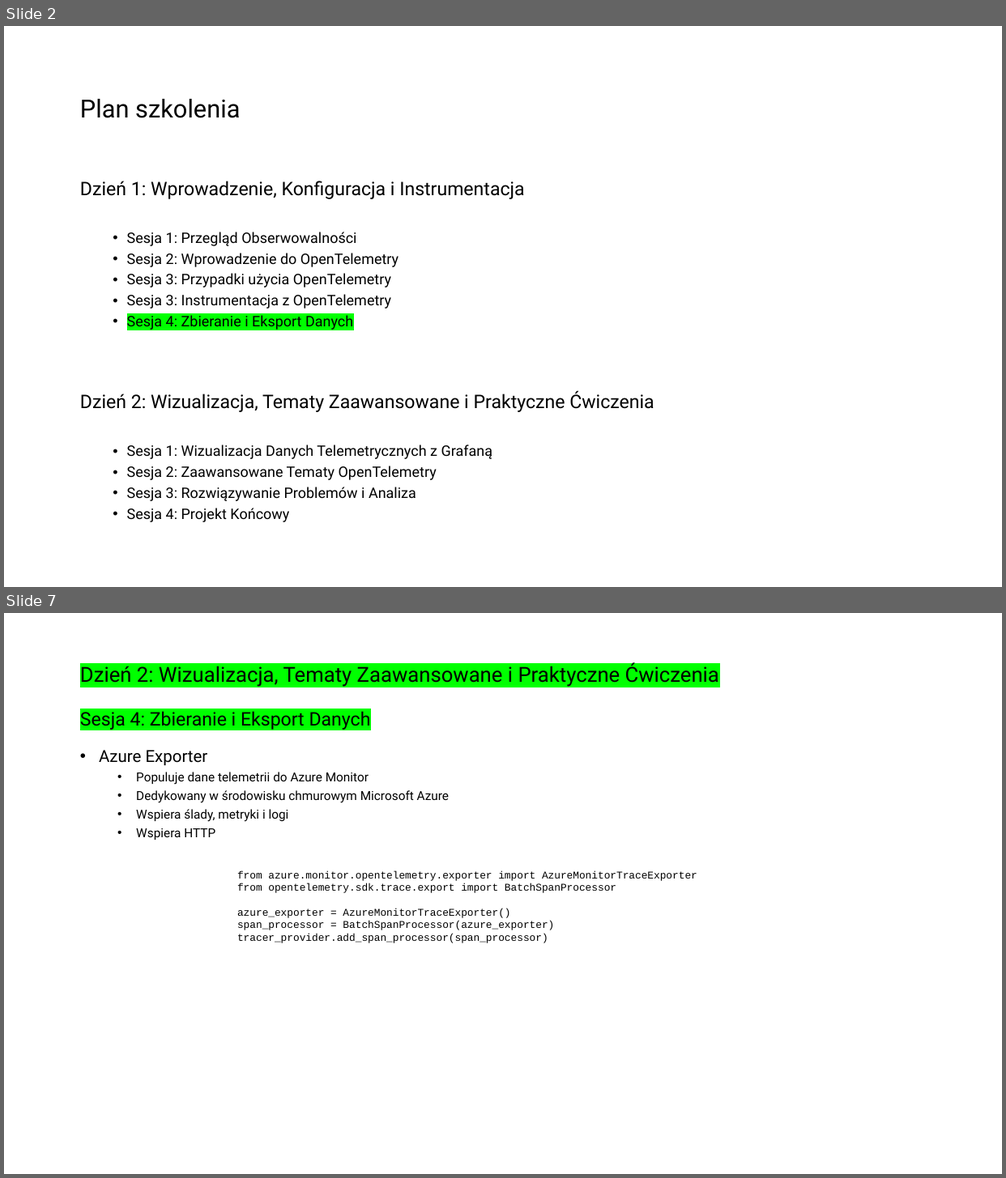
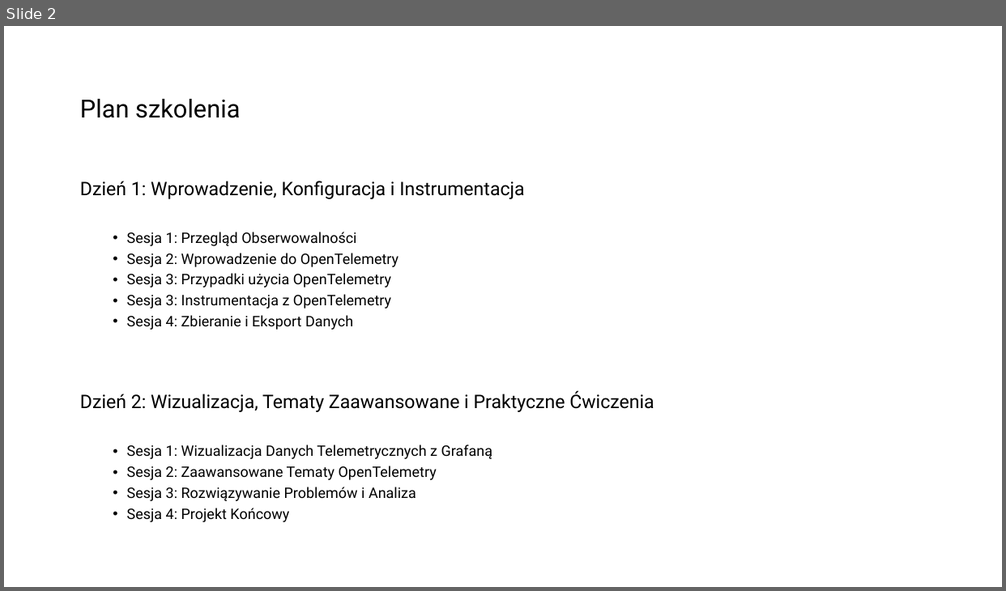
Before and after one commit to Kapsztajn/otel_training_python, a slide deck: otel teoria/Day 1 session 4.2 Konfiguracja Exporterow.pptx. Shown one above the other, each under a label of ours: slides 2 and 7 before the commit, slide 2 after it; the slides between them are not shown. The pictures are 1006x1178 and 1006x591 pixels, drawn with LibreOffice and Linux fonts; fonts in the diff are those of the drawing. Boxes give left, top, right and bottom in pixels: in the first picture for what was removed or moved away, otherwise in the second. Text is boxed around its words. In the diff, an @@ line names an element or a change of style, - is before the commit and + after.

```diff
--- a/otel teoria/Day 1 session 4.2 Konfiguracja Exporterow.pptx
+++ b/otel teoria/Day 1 session 4.2 Konfiguracja Exporterow.pptx
@@ slide 7 removed at (4,613,1002,1174), background #FFFFFF @@
@@ title removed at (80,663,719,730) @@
-Dzień 2: Wizualizacja, Tematy Zaawansowane i Praktyczne Ćwiczenia
-Sesja 4: Zbieranie i Eksport Danych
@@ text removed at (99,750,449,840) @@
-• Azure Exporter
-  • Populuje dane telemetrii do Azure Monitor
-  • Dedykowany w środowisku chmurowym Microsoft Azure
-  • Wspiera ślady, metryki i logi
-  • Wspiera HTTP
@@ text removed at (237,871,697,943) @@
-from azure.monitor.opentelemetry.exporter import AzureMonitorTraceExporter
-from opentelemetry.sdk.trace.export import BatchSpanProcessor
-azure_exporter = AzureMonitorTraceExporter()
-span_processor = BatchSpanProcessor(azure_exporter)
-tracer_provider.add_span_processor(span_processor)
@@ slide 2 changed as well @@
@@ text at (127,315,353,330): highlight #00FF00 to none in "Sesja 4: Zbieranie i Eksport Danych" @@
```
Also in this commit, not shown: 2 other slides changed, 10 other slides removed, 23 other files.
